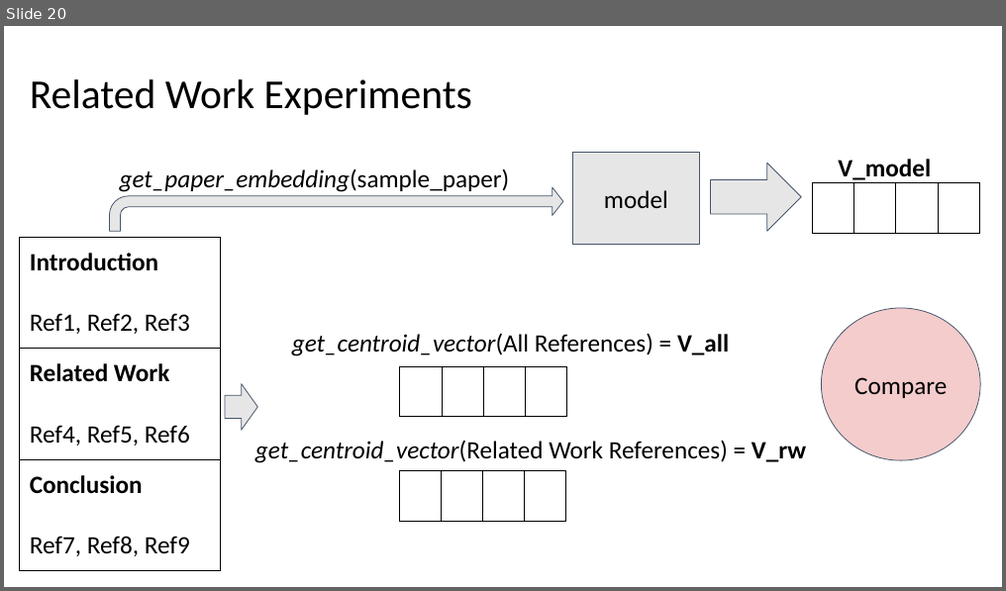
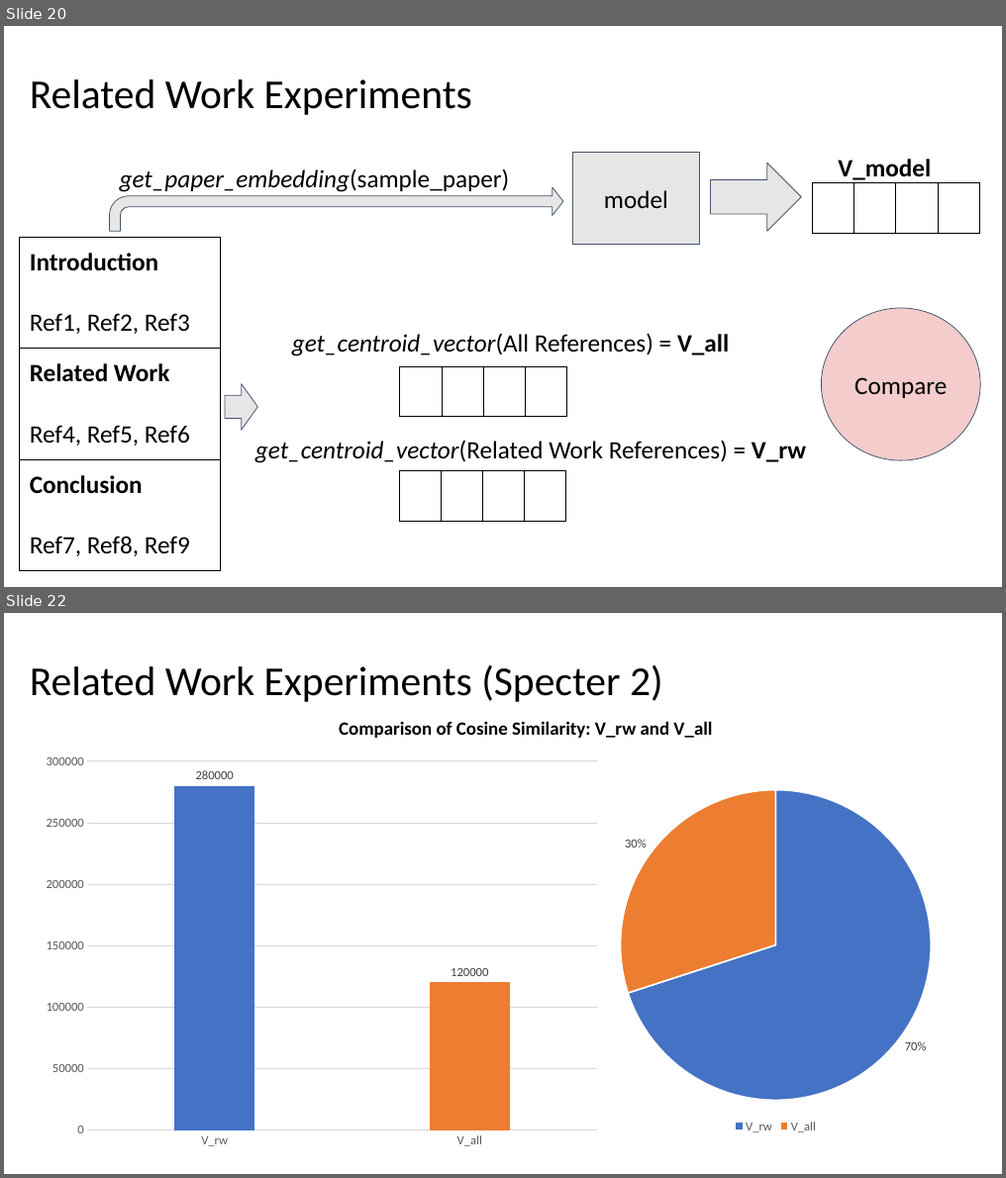
Before and after one commit to kwchurch/JSALT_Better_Together, a slide deck: slides/final_presentation_draft/Experiments/Related_Work_Hypothesis_final.pptx. Shown one above the other, each under a label of ours: slide 20 before the commit, slides 20 and 22 after it; the slides between them are not shown. The pictures are 1006x591 and 1006x1178 pixels, drawn with LibreOffice and Linux fonts; fonts in the diff are those of the drawing. Boxes give left, top, right and bottom in pixels: in the first picture for what was removed or moved away, otherwise in the second. Text is boxed around its words. In the diff, an @@ line names an element or a change of style, - is before the commit and + after.

```diff
--- a/slides/final_presentation_draft/Experiments/Related_Work_Hypothesis_final.pptx
+++ b/slides/final_presentation_draft/Experiments/Related_Work_Hypothesis_final.pptx
@@ slide 22 added at (x1=4, y1=613, x2=1002, y2=1174), background #FFFFFF @@
@@ title added at (x1=30, y1=665, x2=663, y2=702), 39.6 pt, text #000000 @@
+Related Work Experiments (Specter 2)
@@ text added at (x1=339, y1=721, x2=712, y2=738), 18 pt, text #000000, bold @@
+Comparison of Cosine Similarity: V_rw and V_all
@@ column chart added at (x1=35, y1=746, x2=609, y2=1157) @@
+categories: V_rw, V_all
+Series 1: 280000, 120000
@@ pie chart added at (x1=517, y1=780, x2=1002, y2=1137) @@
+categories: V_rw, V_all
+Series 1: 0.7, 0.3
```
Also in this commit, not shown: 5 slides changed.
